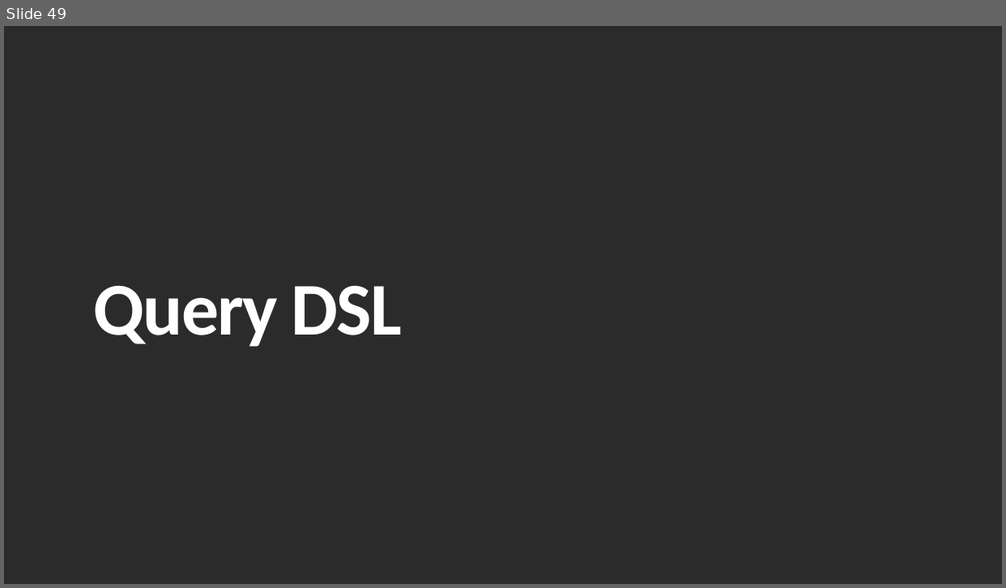
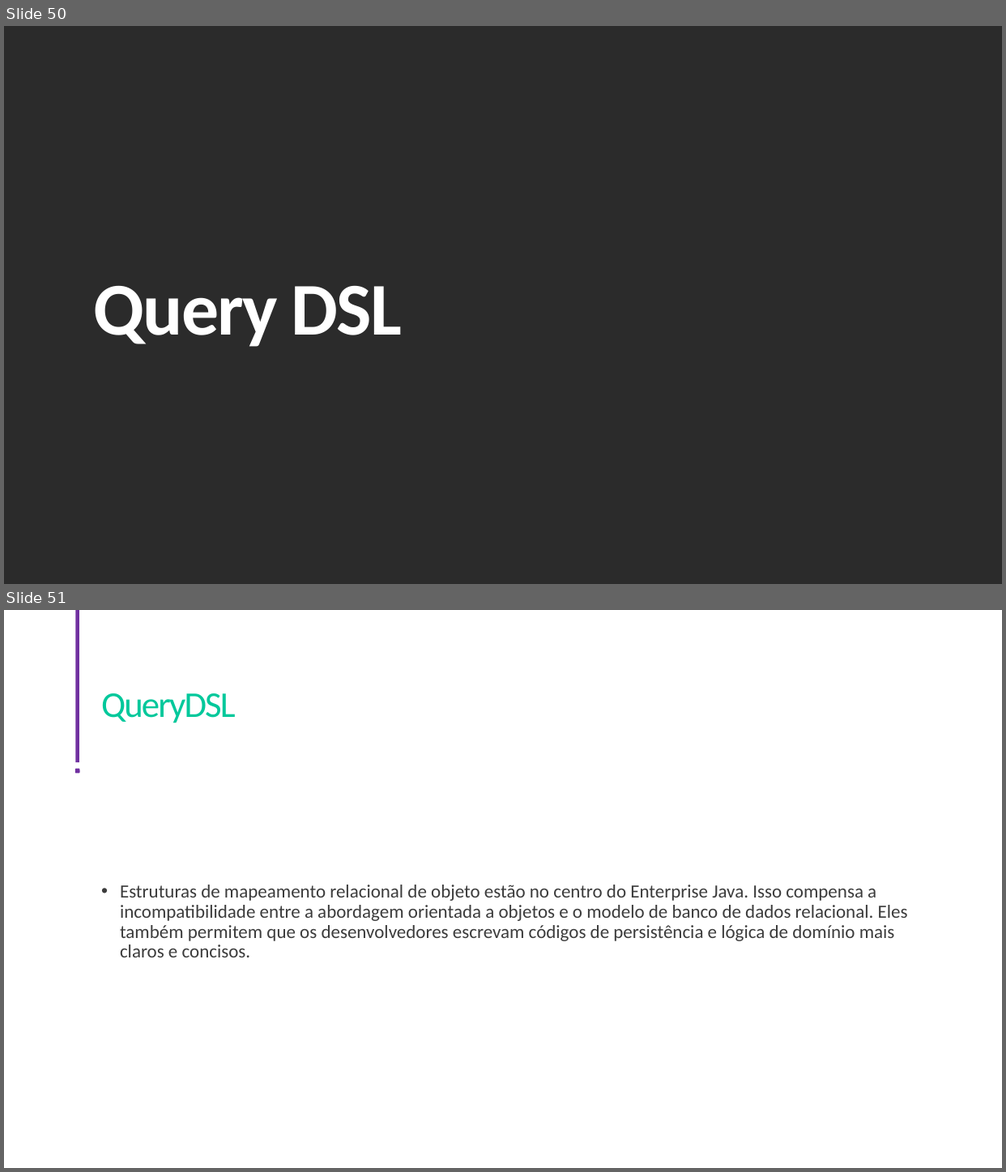
Before and after one commit to Arthur-Net0/godev-acampar-backend, a slide deck: Apresentação.pptx. Shown one above the other, each under a label of ours: slide 49 before the commit, slides 50 and 51 after it. The pictures are 1006x588 and 1006x1172 pixels, drawn with LibreOffice and Linux fonts; fonts in the diff are those of the drawing; background and template pictures are left out; a plain dark background stands for a picture behind light text. Boxes give left, top, right and bottom in pixels: in the first picture for what was removed or moved away, otherwise in the second. Text is boxed around its words. In the diff, an @@ line names an element or a change of style, - is before the commit and + after.

Commit message:
QueryDSL

```diff
--- a/Apresentação.pptx
+++ b/Apresentação.pptx
@@ slide 51 added at <box>4,610,1002,1168</box>, background picture (left out) @@
@@ rectangle added at <box>75,610,79,762</box>, fill #7030A0 @@
@@ title added at <box>101,693,236,723</box>, 35 pt, text #00C89B @@
+QueryDSL
@@ rounded rectangle added at <box>75,768,80,773</box>, fill #7030A0 @@
@@ text added at <box>120,885,908,957</box>, 18 pt, text #3C3C3C @@
+• Estruturas de mapeamento relacional de objeto estão no centro do Enterprise Java. Isso compensa a incompatibilidade entre a abordagem orientada a objetos e o modelo de banco de dados relacional. Eles também permitem que os desenvolvedores escrevam códigos de persistência e lógica de domínio mais claros e concisos.
@@ what was slide 49 is now slide 50 @@
```
Also in this commit, not shown: 1 slide changed, 13 other slides added, 4 slides removed, 5 other files.
